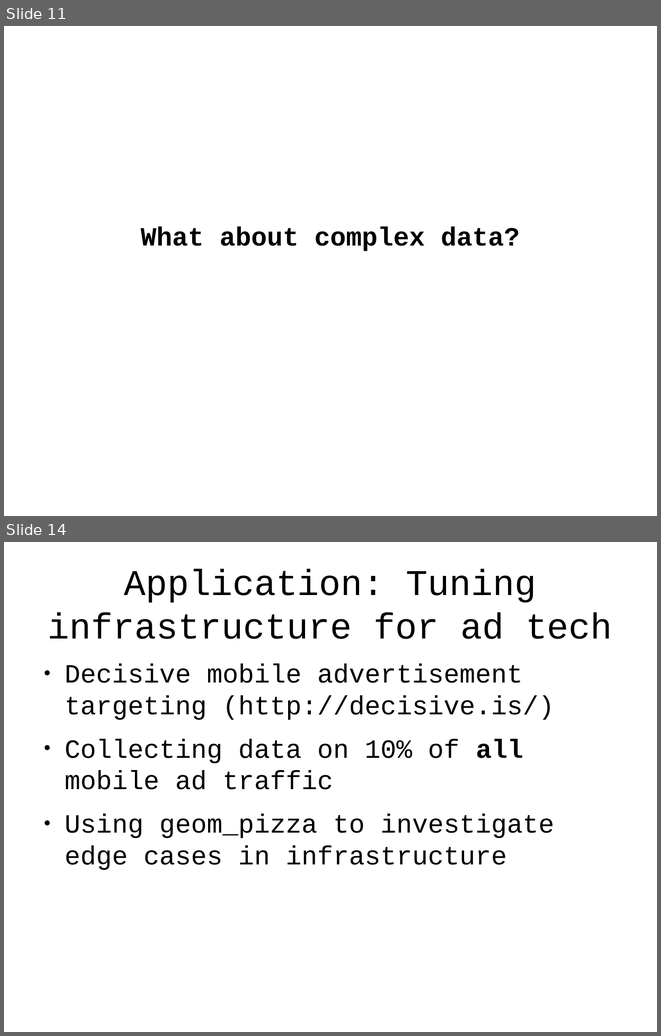
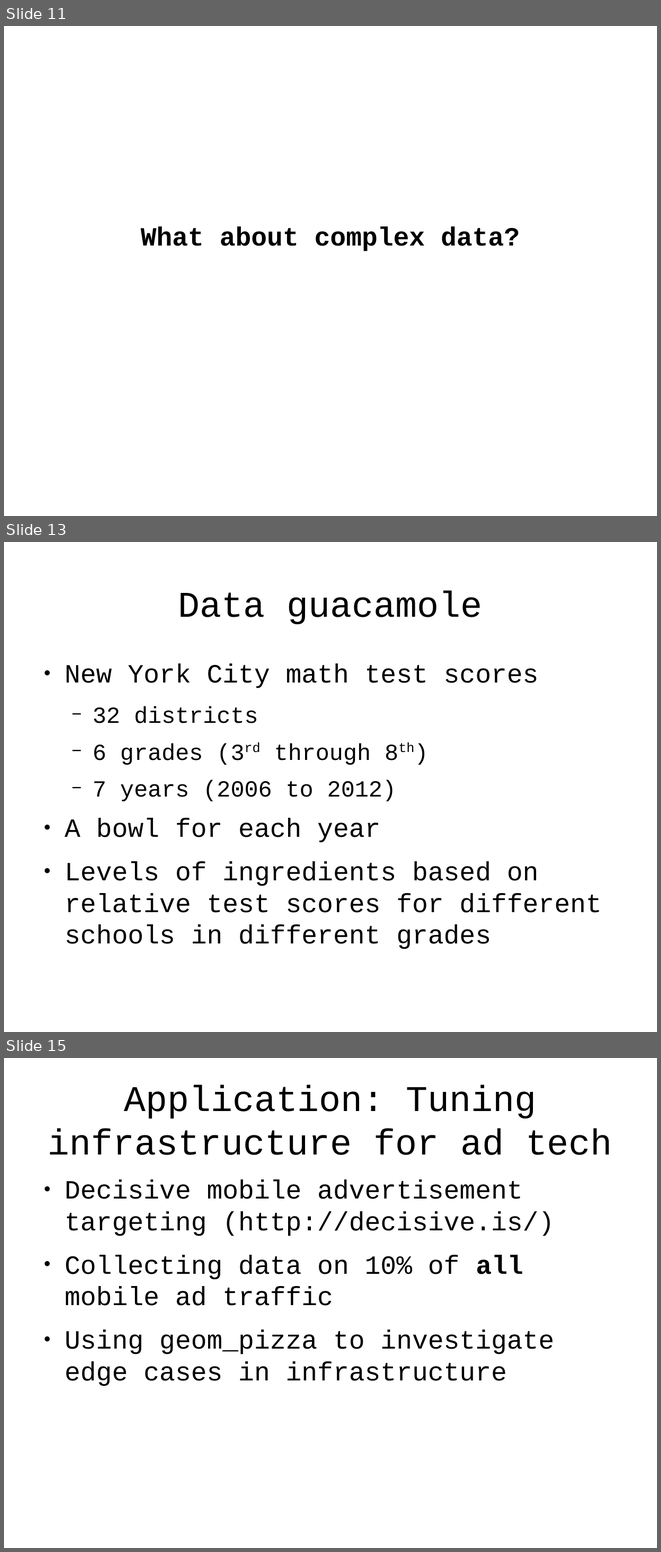
Before and after one commit to tlevine/gastronomification-big-data-talk, a slide deck: big-senses.odp. Shown one above the other, each under a label of ours: slides 11 and 14 before the commit, slides 11, 13 and 15 after it; the slides between them are not shown. The pictures are 661x1036 and 661x1552 pixels, drawn with LibreOffice and Linux fonts; fonts in the diff are those of the drawing; background and template pictures are left out. Boxes give left, top, right and bottom in pixels: in the first picture for what was removed or moved away, otherwise in the second. Text is boxed around its words. In the diff, an @@ line names an element or a change of style, - is before the commit and + after.

```diff
--- a/big-senses.odp
+++ b/big-senses.odp
@@ slide 13 added at [4, 542, 657, 1032], background #FFFFFF @@
@@ title added at [178, 590, 483, 624], 44 pt, text #000000 @@
+Data guacamole
@@ text added at [64, 664, 601, 949], 32 pt, text #000000 @@
+● New York City math test scores
+  − 32 districts
+  − 6 grades (3rd through 8th)
+  − 7 years (2006 to 2012)
+● A bowl for each year
+● Levels of ingredients based on relative test scores for different schools in different grades
@@ what was slide 14 is now slide 15 @@
```
Also in this commit, not shown: 4 slides changed, 3 other slides added, 3 slides removed.
